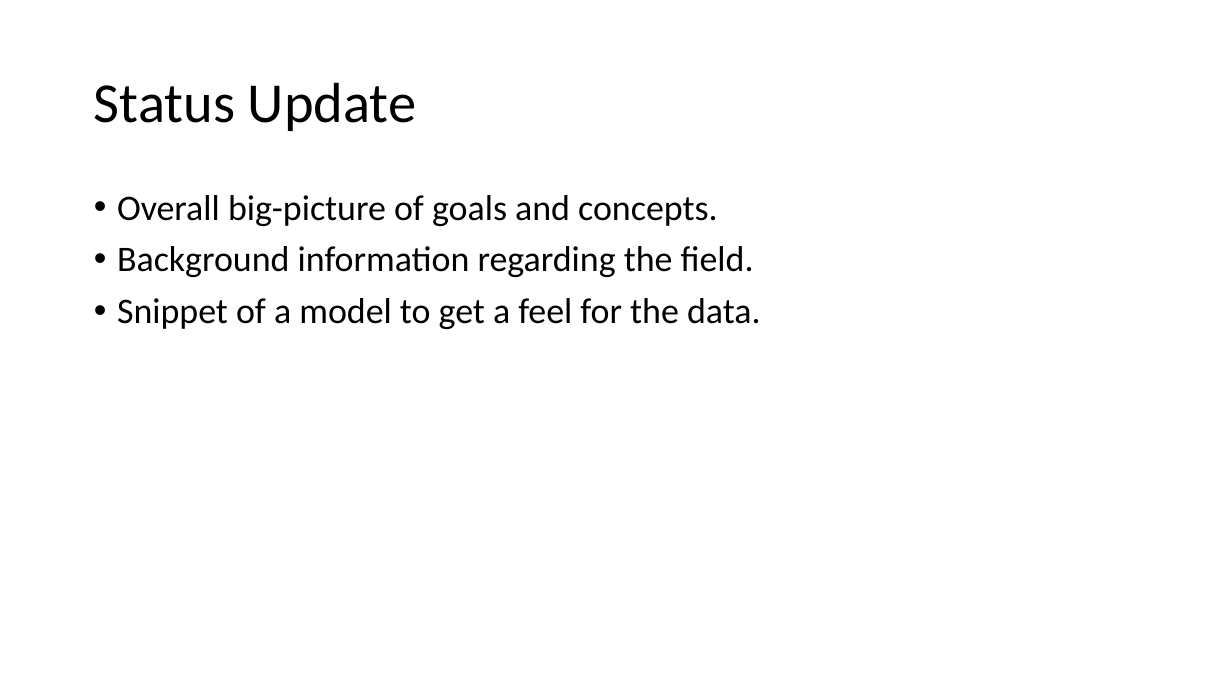
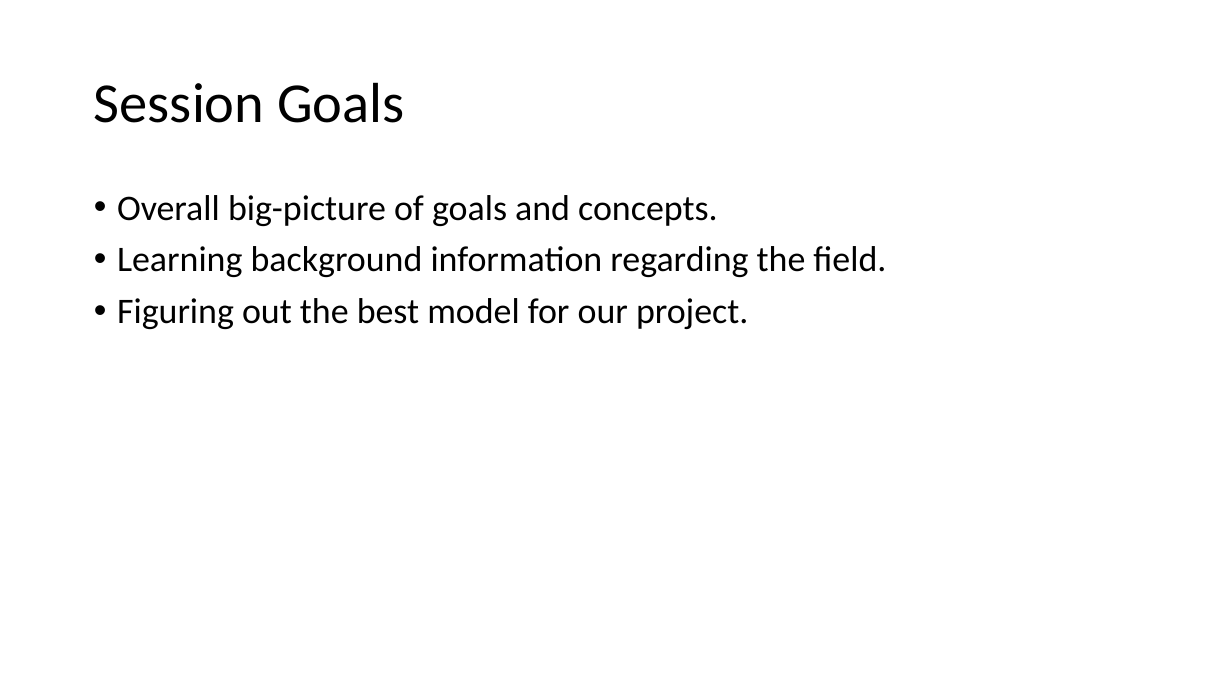
Before and after one commit to kensekense/unige-spring-2020, a slide deck: slide 6 of models/presentation1_CSAmodeling.pptx (slide 11 before the commit). Drawn at 1232x693 pixels with LibreOffice and Linux fonts; fonts in the diff are those of the drawing. Boxes give left, top, right and bottom in pixels: in the first picture for what was removed or moved away, otherwise in the second. Text is boxed around its words. In the diff, an @@ line names an element or a change of style, - is before the commit and + after.

Commit message:
models pres ups

```diff
--- a/models/presentation1_CSAmodeling.pptx
+++ b/models/presentation1_CSAmodeling.pptx
@@ title at <box>94,82,404,123</box>: text changed @@
-Status Update
+Session Goals
@@ text at <box>117,246,886,329</box>: text changed @@
-• Background information regarding the field.
-• Snippet of a model to get a feel for the data.
+• Learning background information regarding the field.
+• Figuring out the best model for our project.
```
Also in this commit, not shown: 3 other slides changed, 3 slides added.
